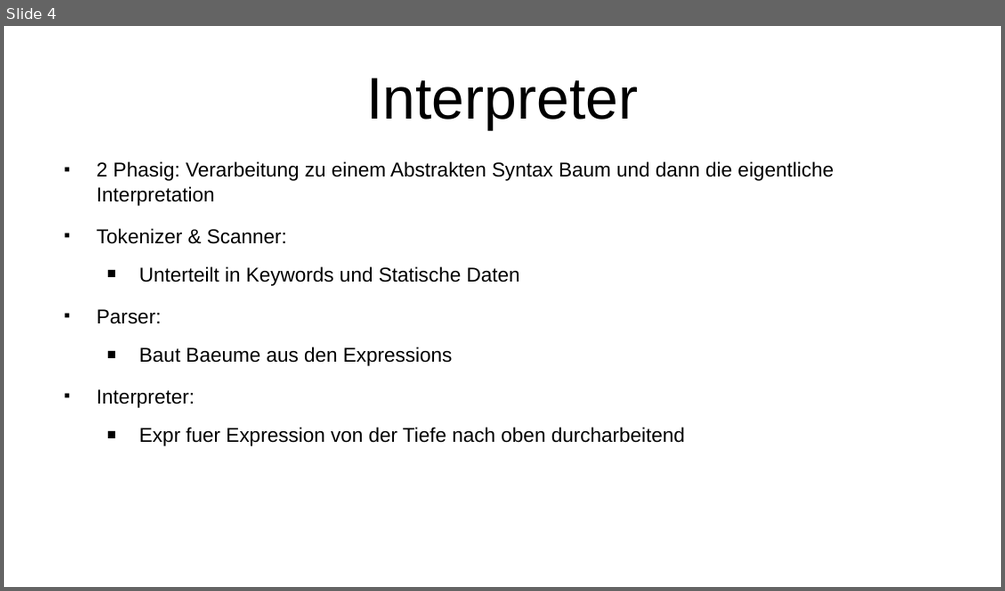
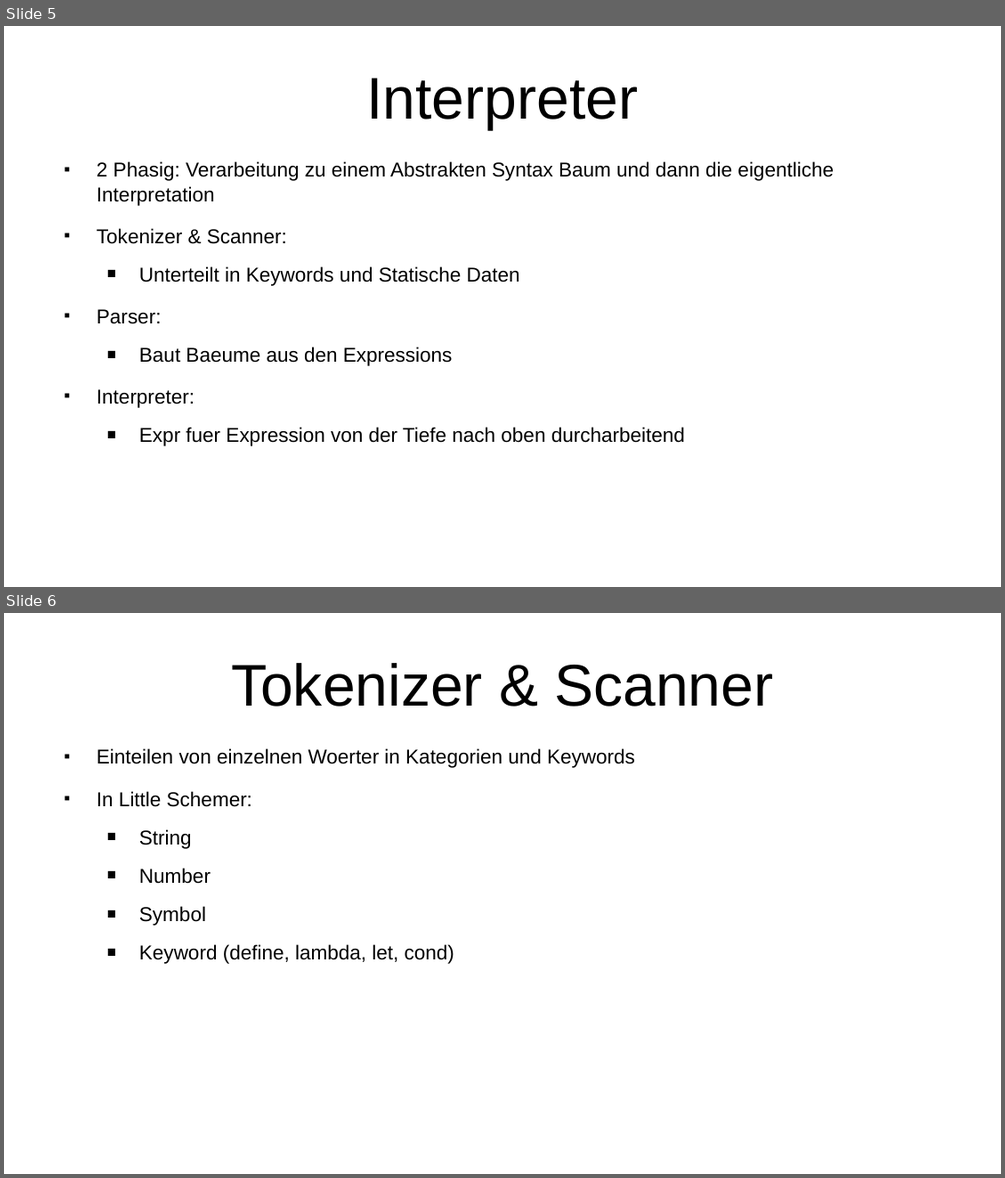
Before and after one commit to Iquiji/little-schemer-talk, a slide deck: Talk Engineering Day 2-6-2022.odp. Shown one above the other, each under a label of ours: slide 4 before the commit, slides 5 and 6 after it. The pictures are 1005x591 and 1005x1178 pixels, drawn with LibreOffice and Linux fonts; fonts in the diff are those of the drawing. Boxes give left, top, right and bottom in pixels: in the first picture for what was removed or moved away, otherwise in the second. Text is boxed around its words. In the diff, an @@ line names an element or a change of style, - is before the commit and + after.

Commit message:
more text dump for now

```diff
--- a/Talk Engineering Day 2-6-2022.odp
+++ b/Talk Engineering Day 2-6-2022.odp
@@ slide 6 added at (4, 613, 1001, 1174), background #FFFFFF @@
@@ title added at (231, 663, 773, 706), 46.8 pt, text #000000 @@
+Tokenizer & Scanner
@@ text added at (97, 748, 635, 964), 16 pt, text #000000 @@
+■ Einteilen von einzelnen Woerter in Kategorien und Keywords
+■ In Little Schemer:
+  ■ String
+  ■ Number
+  ■ Symbol
+  ■ Keyword (define, lambda, let, cond)
@@ what was slide 4 is now slide 5 @@
```
Also in this commit, not shown: 5 other slides added, 4 slides removed.
